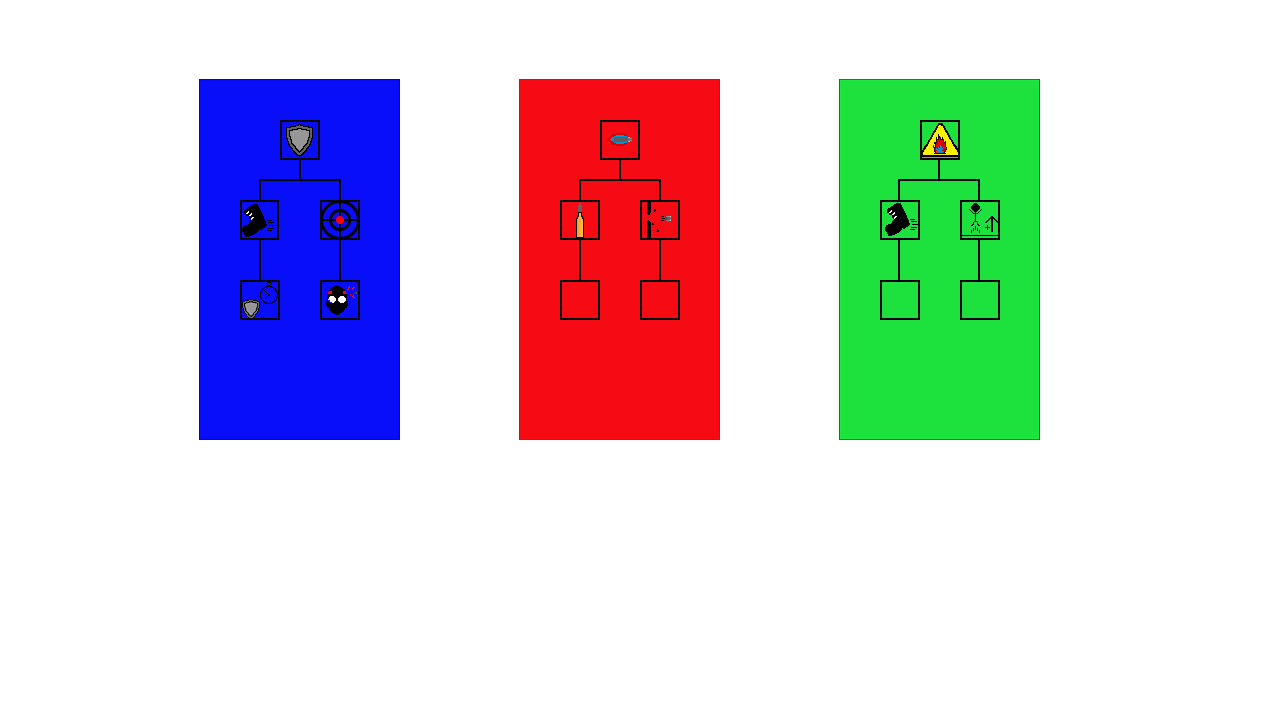
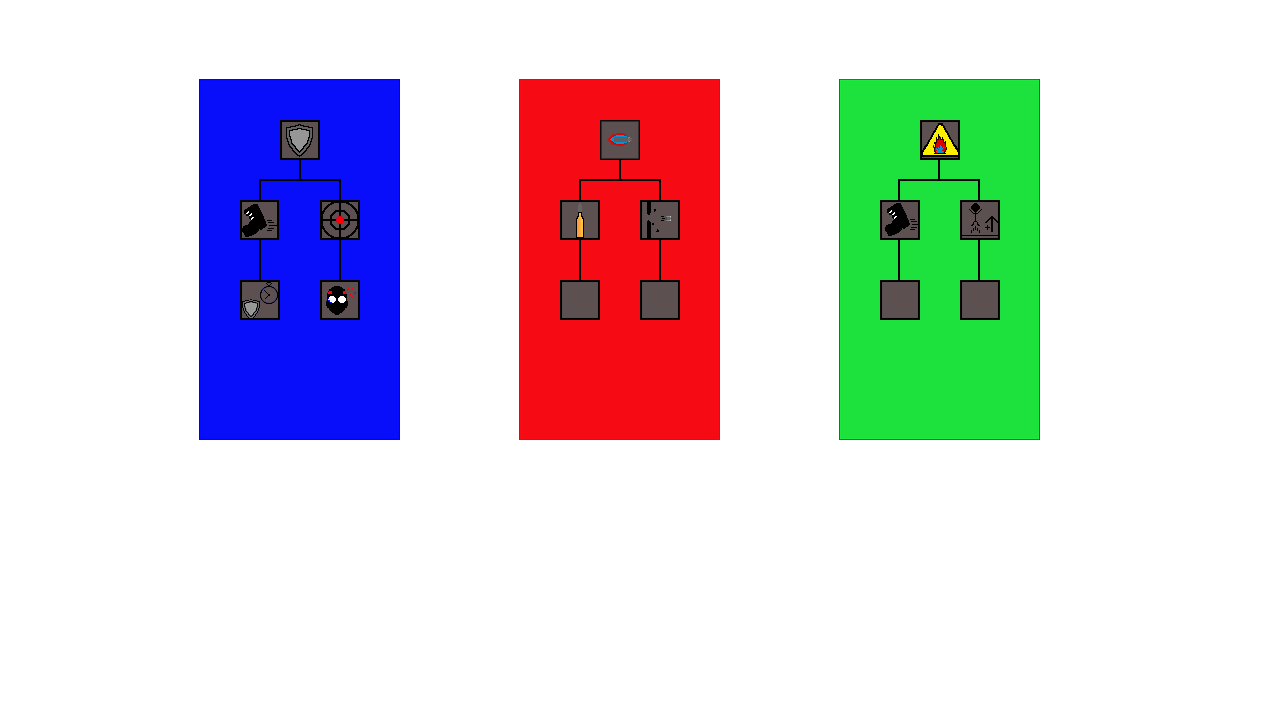
Comparing the layer stacks of the two 1280x720 images. Changes:
renamed "Layer 5" to "Jump", painted on it over bbox(962, 202, 998, 238)
renamed "Layer 4" to "Haste", painted on it over bbox(882, 202, 918, 238)
painted on "Rectangle 11", unmasked it over bbox(962, 282, 998, 318)
painted on "Rectangle 10", unmasked it over bbox(882, 282, 918, 318)
removed layer "Rectangle 9" from group "Close" over bbox(962, 202, 998, 238)
removed layer "Rectangle 8" from group "Close" over bbox(882, 202, 918, 238)
painted on "Fire" over bbox(922, 122, 958, 158)
renamed "Layer 6" to "FireBurst", painted on it over bbox(601, 121, 639, 159)
painted on "Rectangle 7", unmasked it over bbox(642, 282, 678, 318)
painted on "Ammo" over bbox(562, 202, 598, 238)
painted on "Penetration" over bbox(642, 202, 678, 238)
painted on "Rectangle 6", unmasked it over bbox(562, 282, 598, 318)
painted on "Head" over bbox(322, 282, 358, 318)
painted on "Time" over bbox(242, 282, 278, 318)
painted on "Haste" (2nd of 2, in "Long") over bbox(242, 202, 277, 238)
painted on "Aim" over bbox(322, 202, 358, 238)
painted on "Shield" over bbox(282, 122, 318, 158)
